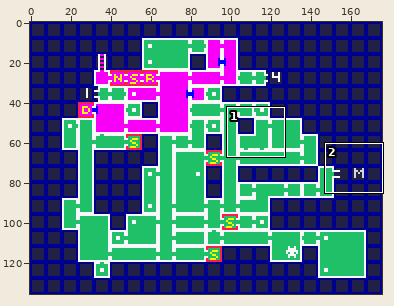
Sprite sheet, stored at var_ingamemaps/images/maps/s2.png. The picture above shows the old version from afar; the outline marks the close-up.
Close-up. Before the edit:
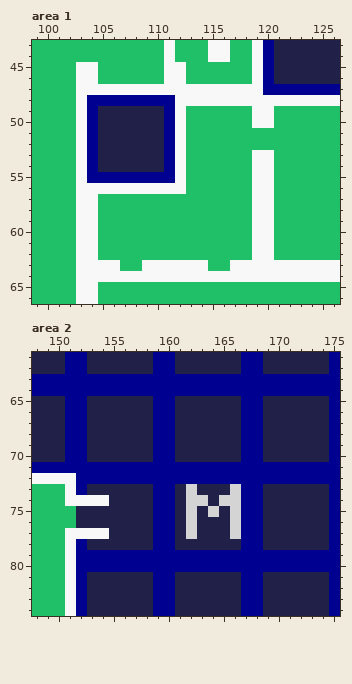
The file is 176x136 pixels. Shown: area 1: x 99..126, y 43..66; area 2: x 148..175, y 61..84.
Once edited:
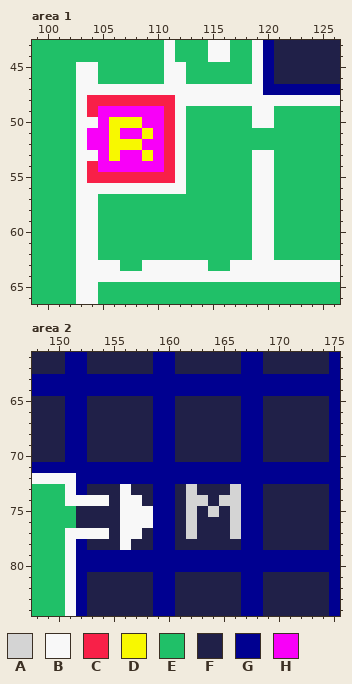
Palette (. is transparent): A #d4d4d4  B #f8f8f8  C #f82048  D #f8f800  E #20c068  F #202048  G #000090  H #f800f8
The exact change:
Area 1:
y 48: x 104..111 GGGGGGGG -> CCCCCCCC
y 49: x 104..111 GFFFFFFG -> CHHHHHHC
y 50: x 104..111 GFFFFFFG -> BHDDDHHC
y 51: x 104..111 GFFFFFFG -> HHDHHDHC
y 52: x 104..111 GFFFFFFG -> HHDDDHHC
y 53: x 104..111 GFFFFFFG -> BHDHHDHC
y 54: x 104..111 GFFFFFFG -> CHHHHHHC
y 55: x 104..111 GGGGGGGG -> CCCCCCCC
Area 2:
y 73: x 156 F -> B
y 74: x 156..157 FF -> BB
y 75..76: x 156..158 FFF -> BBB
y 77: x 156..157 FF -> BB
y 78: x 156 F -> B
Changed places in both close-ups, as pixel boxes (x1, y1, x2, y2):
changed: (87, 95, 175, 183)
changed: (120, 484, 153, 550)
